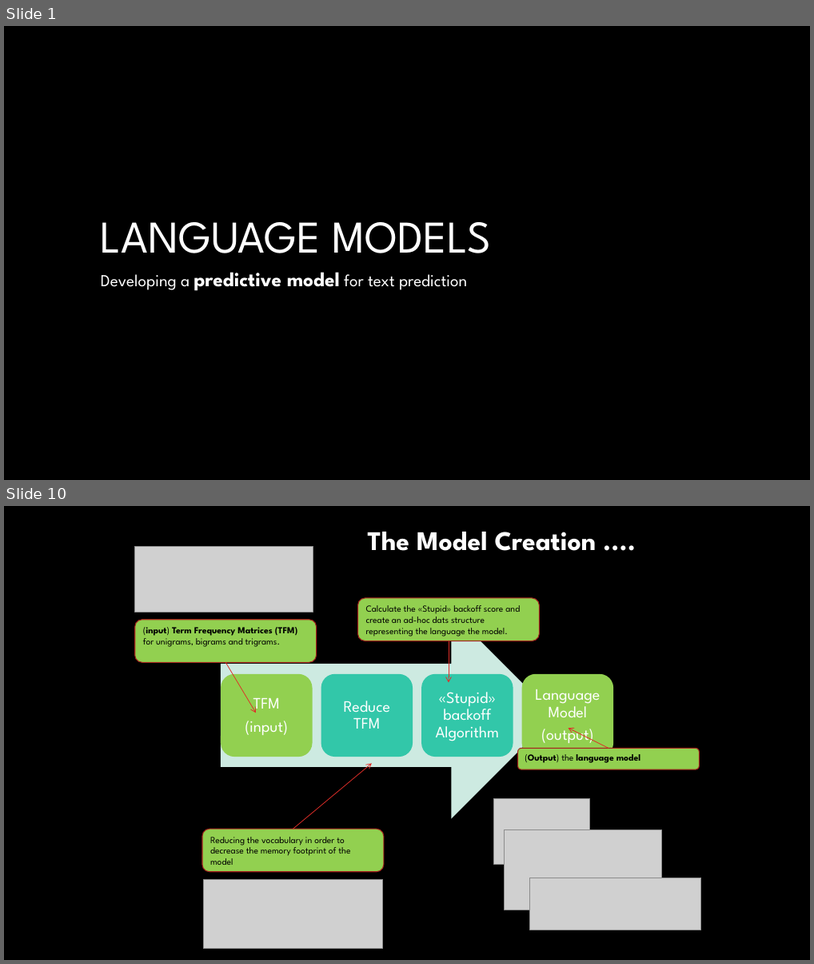
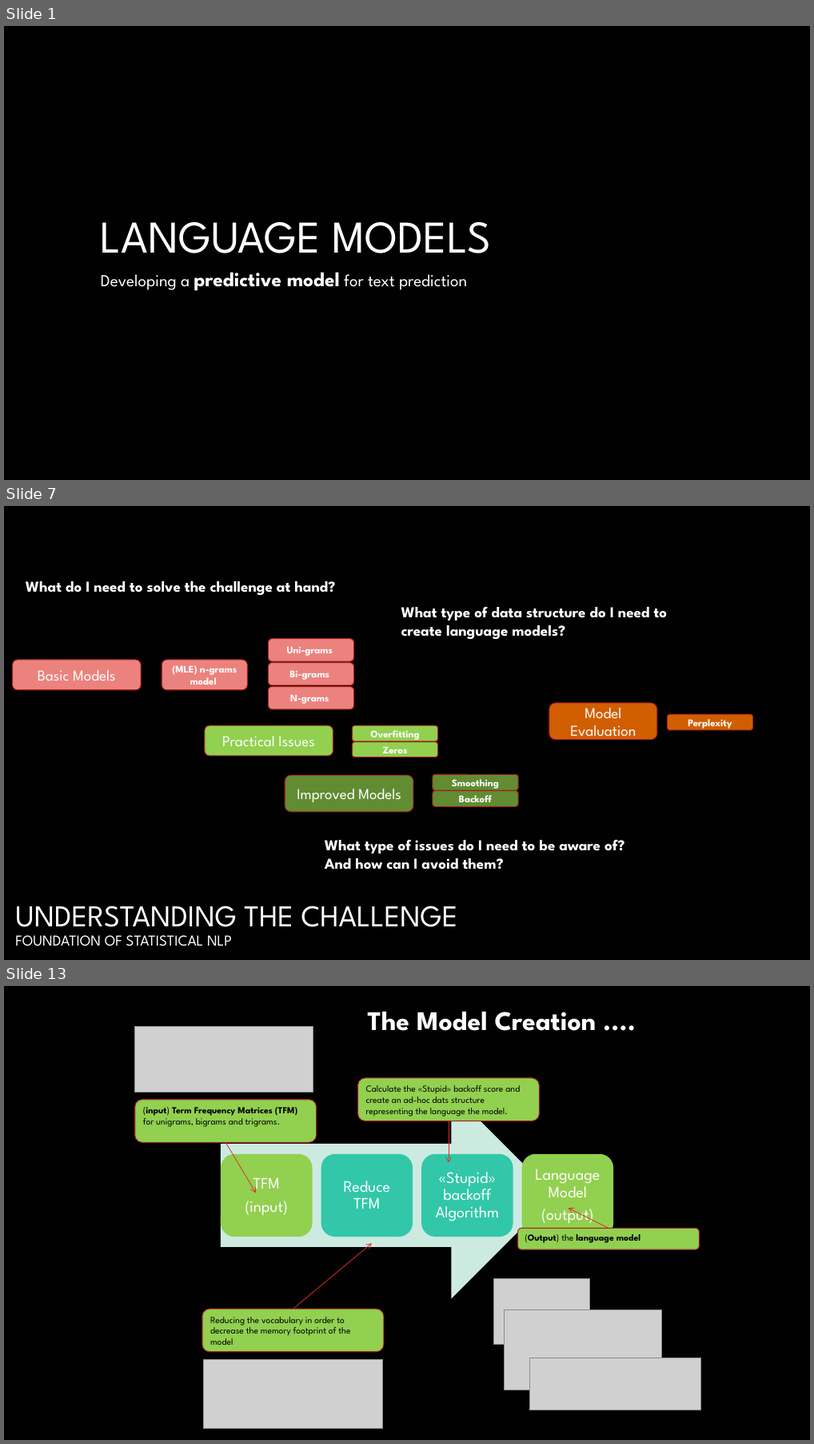
Before and after one commit to pparacch/CapstoneProjectDataScienceSpecialization, a slide deck: notes/meetUp_case_textPrediction.pptx. Shown one above the other, each under a label of ours: slides 1 and 10 before the commit, slides 1, 7 and 13 after it; the slides between them are not shown. The pictures are 814x964 and 814x1444 pixels, drawn with LibreOffice and Linux fonts; fonts in the diff are those of the drawing; grey boxes stand for pictures; background and template pictures are left out. Boxes give left, top, right and bottom in pixels: in the first picture for what was removed or moved away, otherwise in the second. Text is boxed around its words. In the diff, an @@ line names an element or a change of style, - is before the commit and + after.

```diff
--- a/notes/meetUp_case_textPrediction.pptx
+++ b/notes/meetUp_case_textPrediction.pptx
@@ slide 7 added at (4, 506, 810, 960), background #000000 @@
@@ text added at (26, 581, 335, 595), 18 pt, text #FFFFFF, bold @@
+What do I need to solve the challenge at hand?
@@ text added at (402, 606, 668, 639), 18 pt, text #FFFFFF, bold @@
+What type of data structure do I need to
+create language models?
@@ rounded rectangle added at (268, 639, 354, 661), fill #EC827E, outline #A5221E 1 pt, 12 pt, text #FFFFFF, bold @@
+Uni-grams
@@ rounded rectangle added at (13, 660, 141, 690), fill #EC827E, outline #A5221E 1 pt, 18 pt, text #FFFFFF @@
+Basic Models
@@ rounded rectangle added at (162, 660, 248, 690), fill #EC827E, outline #A5221E 1 pt, 12 pt, text #FFFFFF, bold @@
+(MLE) n-grams
+model
@@ rounded rectangle added at (268, 663, 354, 686), fill #EC827E, outline #A5221E 1 pt, 12 pt, text #FFFFFF, bold @@
+Bi-grams
@@ rounded rectangle added at (268, 686, 354, 709), fill #EC827E, outline #A5221E 1 pt, 12 pt, text #FFFFFF, bold @@
+N-grams
@@ rounded rectangle added at (550, 703, 658, 740), fill #D15E01, outline #A5221E 1 pt, 18 pt, text #FFFFFF @@
+Model Evaluation
@@ rounded rectangle added at (668, 714, 754, 730), fill #D15E01, outline #A5221E 1 pt, 12 pt, text #FFFFFF, bold @@
+Perplexity
@@ rounded rectangle added at (205, 725, 333, 756), fill #92D050, outline #A5221E 1 pt, 18 pt, text #FFFFFF @@
+Practical Issues
@@ rounded rectangle added at (353, 725, 438, 741), fill #92D050, outline #A5221E 1 pt, 12 pt, text #FFFFFF, bold @@
+Overfitting
@@ rounded rectangle added at (353, 742, 438, 757), fill #92D050, outline #A5221E 1 pt, 12 pt, text #FFFFFF, bold @@
+Zeros
@@ rounded rectangle added at (286, 776, 414, 812), fill #618C32, outline #A5221E 1 pt, 18 pt, text #FFFFFF @@
+Improved Models
@@ rounded rectangle added at (433, 774, 519, 790), fill #618C32, outline #A5221E 1 pt, 12 pt, text #FFFFFF, bold @@
+Smoothing
@@ rounded rectangle added at (433, 790, 519, 806), fill #618C32, outline #A5221E 1 pt, 12 pt, text #FFFFFF, bold @@
+Backoff
@@ text added at (325, 839, 625, 869), 18 pt, text #FFFFFF, bold @@
+What type of issues do I need to be aware of?
+And how can I avoid them?
@@ title added at (15, 905, 458, 946), 18 pt, text #FFFFFF @@
+UNDERSTANDING THE CHALLENGE
+FOUNDATION OF STATISTICAL NLP
@@ what was slide 10 is now slide 13 @@
```
Also in this commit, not shown: 6 slides changed, 4 other slides added, 2 slides removed.
